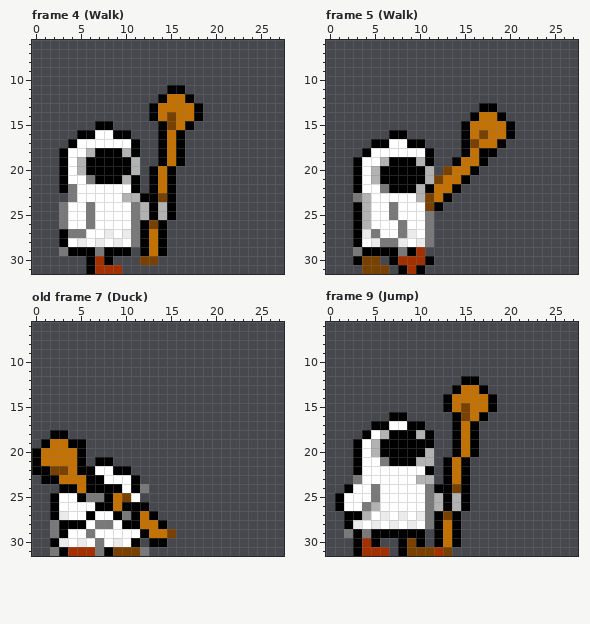
Two states of a pixel-art file, assets/images/player.aseprite. Above, as it was before the edit.
32x32 pixels, 24 frames. Pixels under 10% opacity are left out. Shown: frame 4 (Walk): x 0..27, y 6..31; frame 5 (Walk): x 0..27, y 6..31; old frame 7 (Duck): x 0..27, y 6..31; frame 9 (Jump): x 0..27, y 6..31. The commit also changed other frames, which this record leaves out.
New version:
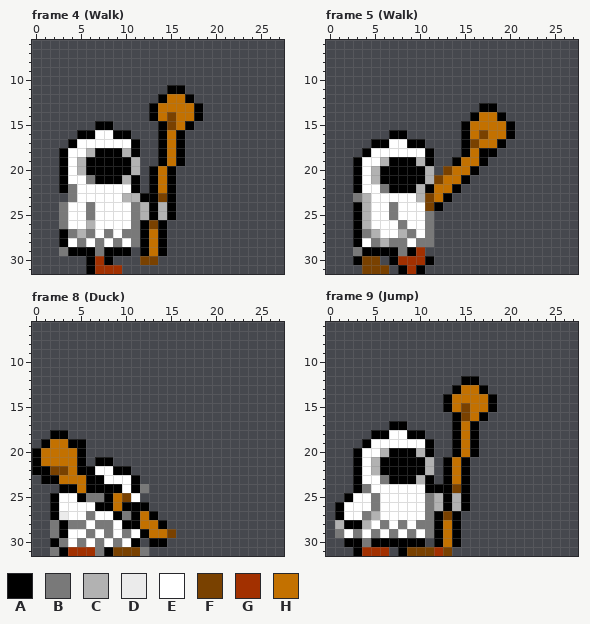
Palette (. is transparent): A #000000  B #797979  C #b2b2b2  D #ebebeb  E #ffffff  F #794100  G #a23000  H #c37100
A new or re-ordered frame is compared with the old frame closest to it.
The author wrote: Tweak duck animation and increase frill contrast
The exact change:
frames re-ordered
Frame 4 (Walk), layer "Layer 1":
y 26: x 6 B -> C
y 27: x 5..6 BE -> CB; x 8 D -> B; x 10 D -> B
y 28: x 5 D -> B; x 7 D -> B; x 9 D -> B
Frame 5 (Walk), layer "Layer 1":
y 27: x 4..5 DB -> BC; x 8..9 BD -> CB
y 28: x 5..6 DB -> BC; x 8 D -> B; x 10 D -> B
Frame 8 (Duck) against old frame 7 (Duck), layer "Layer 1":
y 27: x 6 A -> B
y 28: x 4..5 AA -> BB
y 29: x 8 E -> B; x 10 E -> B
y 30: x 3 D -> B; x 5 D -> B; x 9 D -> B
Frame 9 (Jump), layer "Layer 1":
y 16: x 7..8 AA -> ..
y 17: x 5..10 AAEEAA -> ..AA..
y 18: x 4..8 AECAA -> .AAEE; x 10..11 CA -> A.
y 19: x 3..10 AECAAAAA -> .AEEEEEE
y 20: x 5..6 CA -> EC; x 10..11 AC -> CA
y 21: x 5..6 EB -> CA; x 10 C -> A
y 22: x 5..11 EEEEEEA -> CAAAAAC
y 23: x 3 B -> A; x 6..9 EEEE -> BAAA; x 11 C -> A
y 24: x 2..5 AEEB -> .ABE; x 11 B -> A
y 25: x 1..2 AE -> .A
y 26: x 4..5 BC -> EB
y 27: x 1..6 .AACED -> AEEBCE; x 8 D -> E; x 10 D -> E
y 28: x 1 . -> C; x 3..10 DEDEDEDE -> ACEBEBEB
y 29: x 1..11 .BABAAAAAA. -> BEBEBEBEBEB
y 30: x 2 . -> A; x 4 G -> B; x 6..7 .. -> AA; x 9 F -> A
Pixel boxes of the changes (left, top, right, bottom) in both pictures:
changed: (77, 220, 131, 247)
changed: (362, 229, 425, 247)
changed: (59, 511, 131, 547)
changed: (335, 412, 434, 547)
